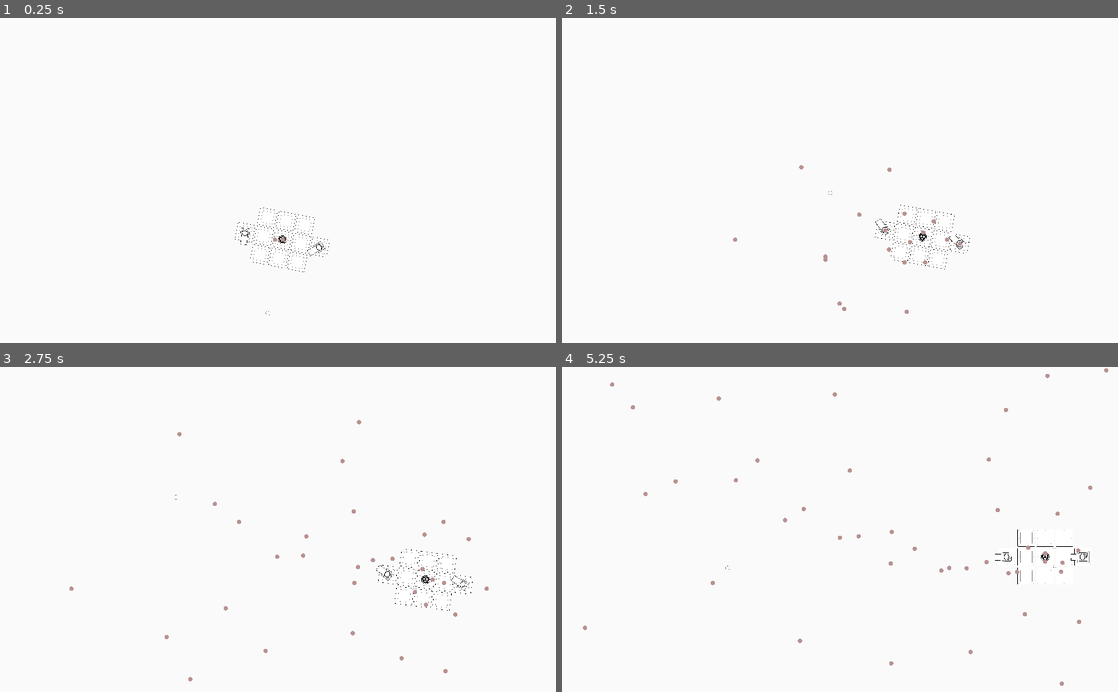
Above: before the commit, frames 1-4 (two rows, left to right).
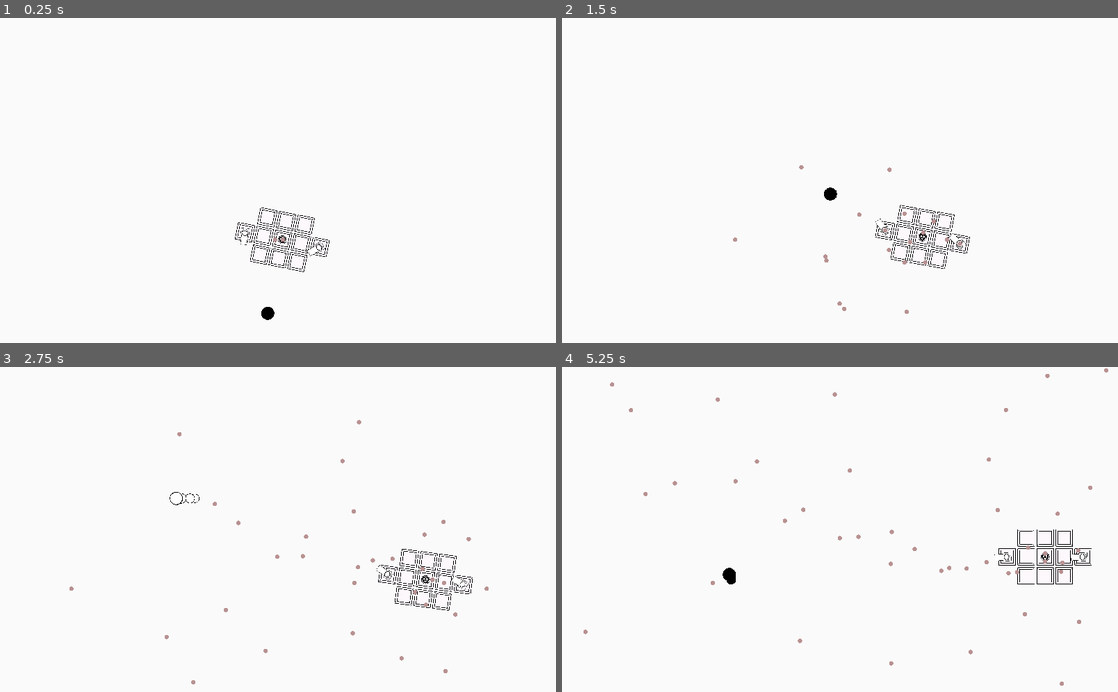
Above: after the commit, the same moments.

Repository: rrebane/ggj-2021-bullet-hell
Game: Godot game, scene res://levels/Level1.tscn
The game is run twice, just before and just after one commit, with the same random seed, the same clock (stepped at 60 frames per second) and the same inputs.
Inputs:
- Up to frame 1 (0.25 s): no input
- Up to frame 2 (1.5 s): hold Shift (dash) 0.53-1.28 s; hold Up (up) from 0.53 s (still down); tap Shift (dash) at 1.35 s
- Up to frame 3 (2.75 s): release Up (up) at 2.03 s; hold Left (left) from 2.03 s (still down); hold Shift (dash) from 2.03 s (still down)
- Up to frame 4 (5.25 s): release Shift (dash) at 2.78 s; tap Shift (dash) at 2.85, 4.35 s; release Left (left) at 3.53 s; hold Down (down) 3.53-4.28 s; hold Shift (dash) 3.53-4.28 s; hold Right (right) 4.28-5.03 s; hold Up (up) from 5.03 s (still down); hold Shift (dash) from 5.03 s (still down)

The runs differ from the first frame. In frame 1, 0.4% of the frame differs, in the area x 42-60%, y 58-93%; in frame 2, 0.5%; in frame 3, 0.4%; in frame 4, 0.6%, in the area x 3-96%, y 8-83%.

Commit message:
Replace player, base module sprite. Add trail to player dash

Diff:
--- a/player/player.gd
+++ b/player/player.gd
@@ -63,6 +63,7 @@
 	VELOCITY.x = X_DIR * DASH_SPEED;
 	VELOCITY.y = Y_DIR * DASH_SPEED;
 	DASH_FRAMES -= 1;
+	$Graphics/Trail.emitting = true;
 	if DASH_FRAMES == 0:
 		DASHING = false;
 		yield(get_tree().create_timer(DASH_COOLDOWN_DURATION), "timeout")
--- a/player/player.tscn
+++ b/player/player.tscn
@@ -1,12 +1,19 @@
-[gd_scene load_steps=5 format=2]
+[gd_scene load_steps=7 format=2]
 
 [ext_resource path="res://sprites/player.png" type="Texture" id=1]
 [ext_resource path="res://player/player.gd" type="Script" id=2]
 
+[sub_resource type="Curve" id=2]
+_data = [ Vector2( 0.0107527, 0.409091 ), 0.0, 0.0, 0, 0, Vector2( 0.971264, 0.331818 ), 0.0, 0.0, 0, 0 ]
+
+[sub_resource type="Gradient" id=3]
+offsets = PoolRealArray( 0, 0.00662252, 1 )
+colors = PoolColorArray( 0, 0, 0, 1, 0.0596026, 0.0596026, 0.0596026, 1, 1, 1, 1, 1 )
+
 [sub_resource type="CircleShape2D" id=1]
-radius = 8.17662
+radius = 23.0
 
-[sub_resource type="CircleShape2D" id=2]
+[sub_resource type="CircleShape2D" id=4]
 
 [node name="player" type="KinematicBody2D" groups=[
 "player",
@@ -14,15 +21,30 @@
 scale = Vector2( 0.5, 0.5 )
 script = ExtResource( 2 )
 
-[node name="CollisionShape2D" type="CollisionShape2D" parent="."]
-shape = SubResource( 1 )
+[node name="Graphics" type="Node2D" parent="."]
 
-[node name="Graphics" type="Node2D" parent="."]
+[node name="Trail" type="CPUParticles2D" parent="Graphics"]
+emitting = false
+amount = 3
+lifetime = 0.1
+one_shot = true
+explosiveness = 0.2
+local_coords = false
+texture = ExtResource( 1 )
+direction = Vector2( 0, 0 )
+spread = 0.0
+gravity = Vector2( 0, 0 )
+initial_velocity = 100.0
+scale_amount_curve = SubResource( 2 )
+color_ramp = SubResource( 3 )
 
 [node name="Sprite" type="Sprite" parent="Graphics"]
 texture = ExtResource( 1 )
 
+[node name="CollisionShape2D" type="CollisionShape2D" parent="."]
+shape = SubResource( 1 )
+
 [node name="EnemyDetector" type="Area2D" parent="."]
 
 [node name="CollisionShape2D" type="CollisionShape2D" parent="EnemyDetector"]
-shape = SubResource( 2 )
+shape = SubResource( 4 )
Binary file changed: sprites/base_module.png
Binary file added: sprites/player.aseprite
Binary file changed: sprites/player.png
Not shown, changed: sprites/player.png.import
